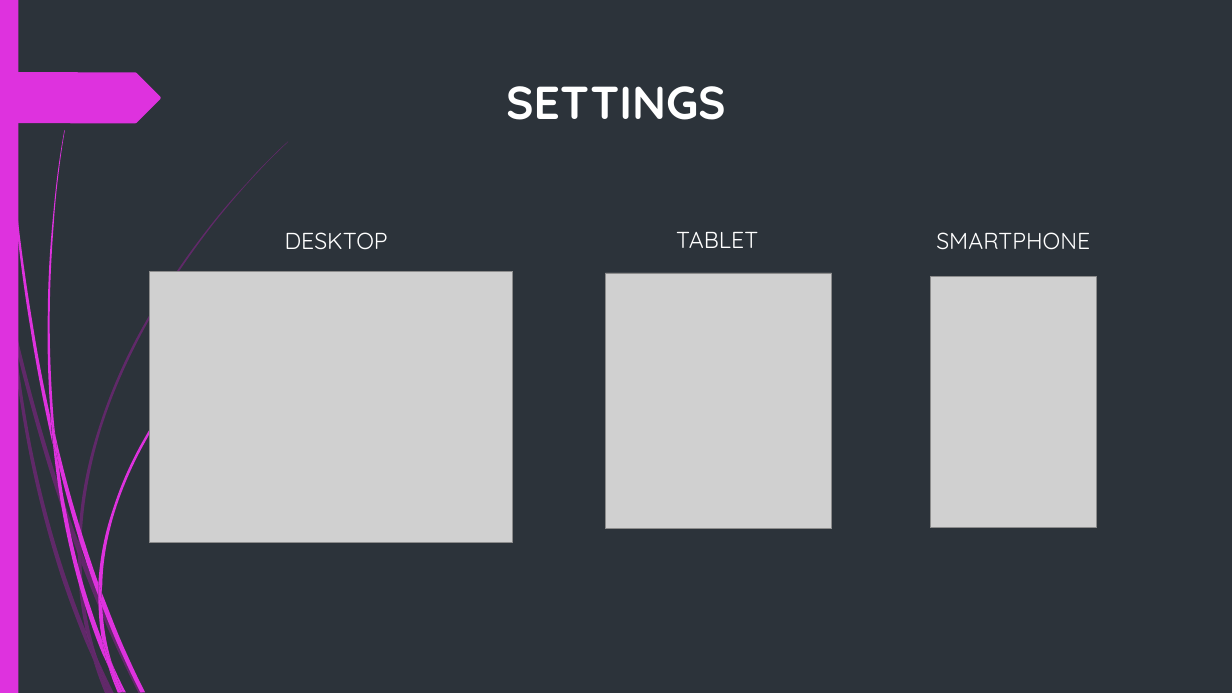
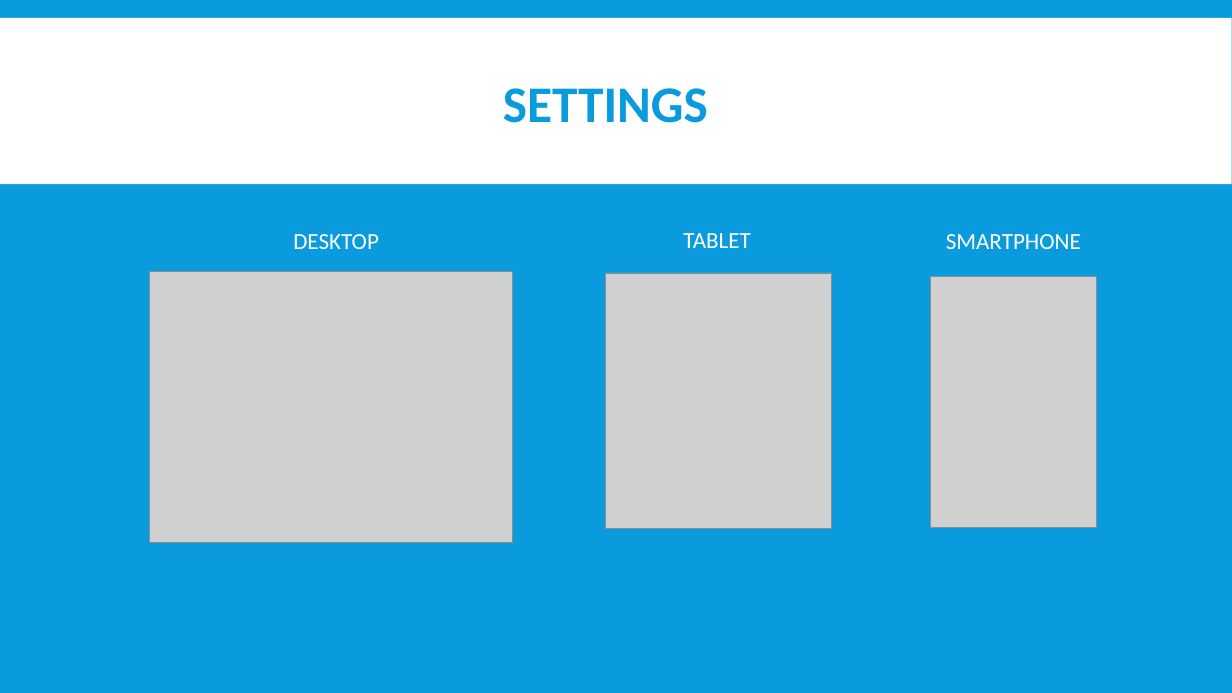
Before and after one commit to abcereno/miniproject1, a slide deck: slide 20 of MINI PROJECT 1 final.pptx. Drawn at 1232x693 pixels with LibreOffice and Linux fonts; fonts in the diff are those of the drawing; grey boxes stand for pictures; background and template pictures are left out. Boxes give left, top, right and bottom in pixels: in the first picture for what was removed or moved away, otherwise in the second. Text is boxed around its words. In the diff, an @@ line names an element or a change of style, - is before the commit and + after.

```diff
--- a/MINI PROJECT 1 final.pptx
+++ b/MINI PROJECT 1 final.pptx
@@ background #2C333A to #099BDD @@
@@ rectangle removed at [0, 0, 18, 693] @@
@@ rectangle added at [0, 18, 1232, 184], fill #FFFFFF @@
@@ title "SETTINGS" at [503, 88, 708, 123]: size 36 to 40 pt, font Quicksand to Calibri, text colour #FFFFFF to #099BDD; line spacing 1 to 0.85; vertical alignment top to middle @@
@@ freeform shape removed at [0, 72, 161, 123] @@
@@ font Quicksand to Calibri in 3 elements at [293, 234, 379, 249], [683, 233, 751, 248], [946, 234, 1081, 249] @@
@@ group removed at [0, 141, 288, 693]: 10 freeform shapes @@
@@ group removed at [3, 0, 240, 693]: 12 freeform shapes @@
```
Also in this commit, not shown: 19 other slides changed, 2 slides added, 1 slide removed.
